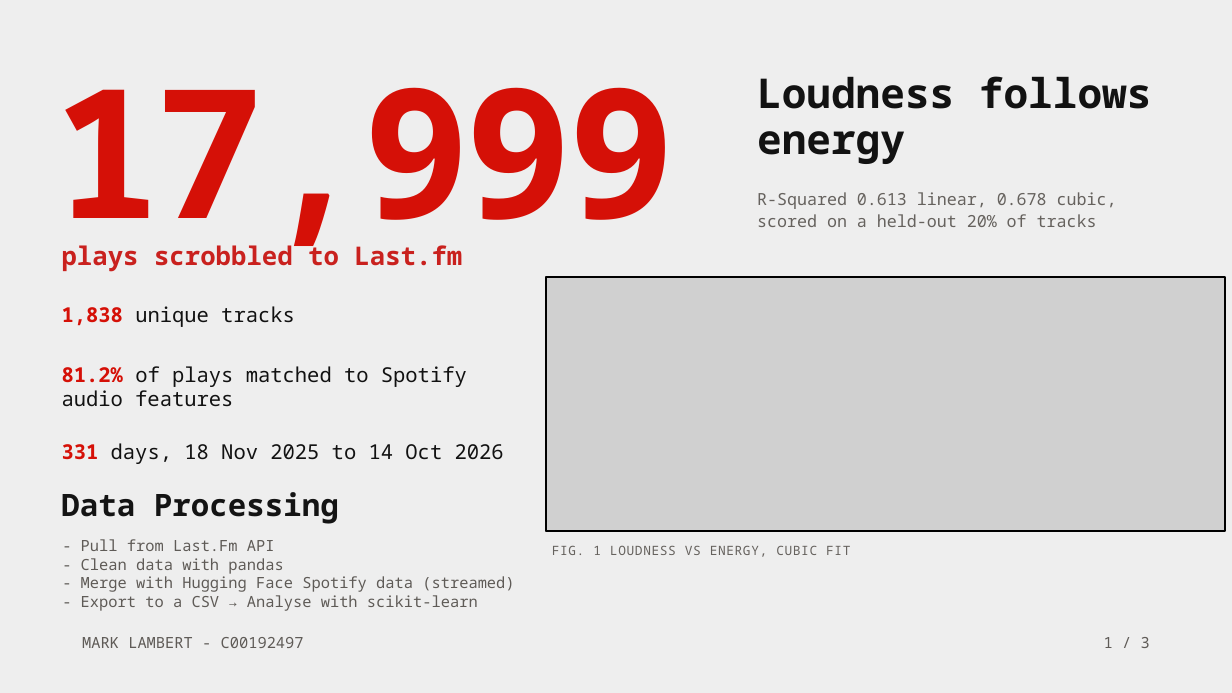
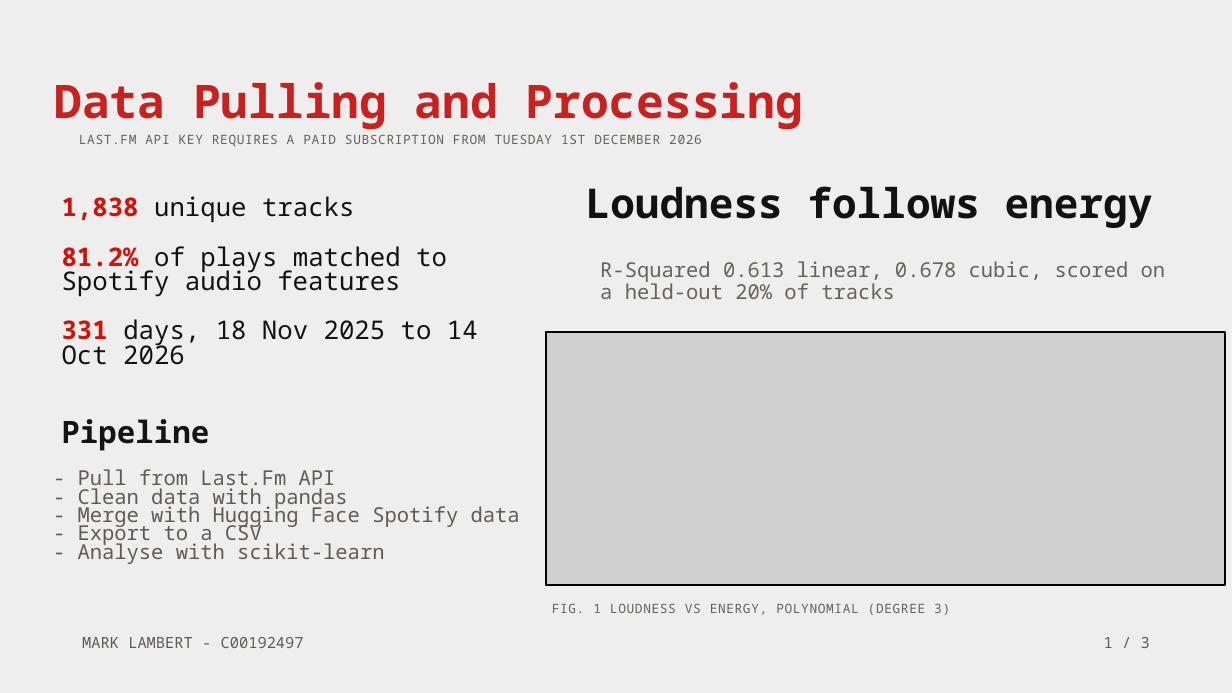
Before and after one commit to lambert-27/lastfm-datasci-portfolio, a slide deck: slide 1 of documentation/lastfm_portfolio_presentation.odp. Drawn at 1232x693 pixels with LibreOffice and Linux fonts; fonts in the diff are those of the drawing; grey boxes stand for pictures. Boxes give left, top, right and bottom in pixels: in the first picture for what was removed or moved away, otherwise in the second. Text is boxed around its words. In the diff, an @@ line names an element or a change of style, - is before the commit and + after.

Commit message:
Re-ran entire notebook, created a final snapshot of scrobbles before premium subscription is enforced. Changed colour of confusion matrix to red, so it matches my slides colour scheme

```diff
--- a/documentation/lastfm_portfolio_presentation.odp
+++ b/documentation/lastfm_portfolio_presentation.odp
@@ text removed at [54,87,676,264] @@
-17,999
@@ text at [55,82,803,130]: text changed; size 24 to 36 pt; text colour #141414 to #C9211E @@
-Data Processing
+Data Pulling and Processing
@@ text added at [79,134,702,147], 10 pt, text #66625E @@
+LAST.FM API KEY REQUIRES A PAID SUBSCRIPTION FROM TUESDAY 1ST DECEMBER 2026
@@ text at [62,196,354,222]: paragraph added @@
+1,838 unique tracks
@@ text "1,838 unique tracks": place and size @@
-text "1,838 unique tracks" at [62,366,467,407]
+text "1,838 unique tracks" at [62,196,478,365]
@@ text "Loudness follows energy" rewrapped from [757,76,1151,164] to [586,186,1153,228] @@
@@ text at [62,246,447,297]: size 16 to 20 pt in "81.2% of plays matched to Spotify audio ..." @@
@@ text removed at [62,241,462,272] @@
-plays scrobbled to Last.fm
@@ text "R-Squared 0.613 linear, 0.678 cubic, ...": place and size @@
-text "R-Squared 0.613 linear, 0.678 cubic, ..." at [757,192,1117,227]
+text "R-Squared 0.613 linear, 0.678 cubic, ..." at [600,261,1166,299]
@@ text "R-Squared 0.613 linear, 0.678 cubic, ..." at [600,261,1166,299]: size 13 to 16 pt @@
@@ text at [62,319,478,365]: paragraph added @@
+331 days, 18 Nov 2025 to 14 Oct 2026
@@ text removed at [62,306,295,327] @@
-1,838 unique tracks
@@ picture: place and size @@
-picture at [546,277,1226,531]
+picture at [546,332,1226,586]
@@ rectangle: place and size @@
-rectangle at [546,277,1226,531]
+rectangle at [546,332,1226,585]
@@ text added at [61,419,209,451], 24 pt, text #141414, bold @@
+Pipeline
@@ text removed at [62,443,504,464] @@
-331 days, 18 Nov 2025 to 14 Oct 2026
@@ text "- Pull from Last.Fm API": place and size @@
-text "- Pull from Last.Fm API" at [81,539,514,611]
+text "- Pull from Last.Fm API" at [78,469,520,564]
@@ text at [78,469,348,510]: size 12 to 16 pt in "- Pull from Last.Fm API", "- Clean data with pandas" @@
@@ text at [78,503,520,564]: text changed; size 12 to 16 pt @@
-- Merge with Hugging Face Spotify data (streamed)
-- Export to a CSV → Analyse with scikit-learn
+- Merge with Hugging Face Spotify data
+- Export to a CSV
+- Analyse with scikit-learn
@@ text at [552,603,950,615]: text changed @@
-FIG. 1 LOUDNESS VS ENERGY, CUBIC FIT
+FIG. 1 LOUDNESS VS ENERGY, POLYNOMIAL (DEGREE 3)
```
Also in this commit, not shown: 1 other slide changed, 1 slide added, 4 other files.
